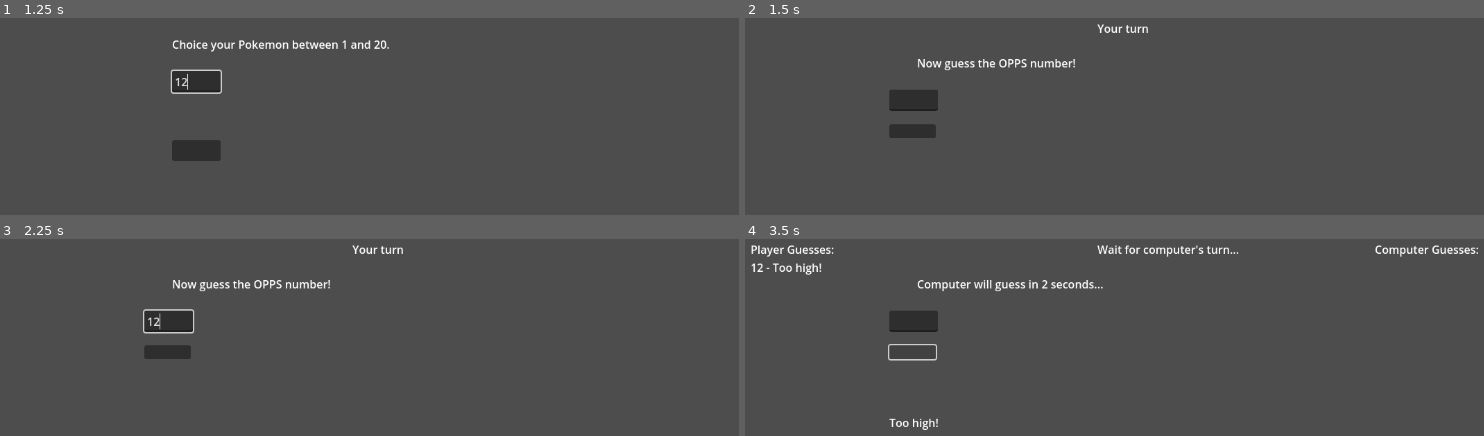
Above: before the commit, frames 1-4 (two rows, left to right).
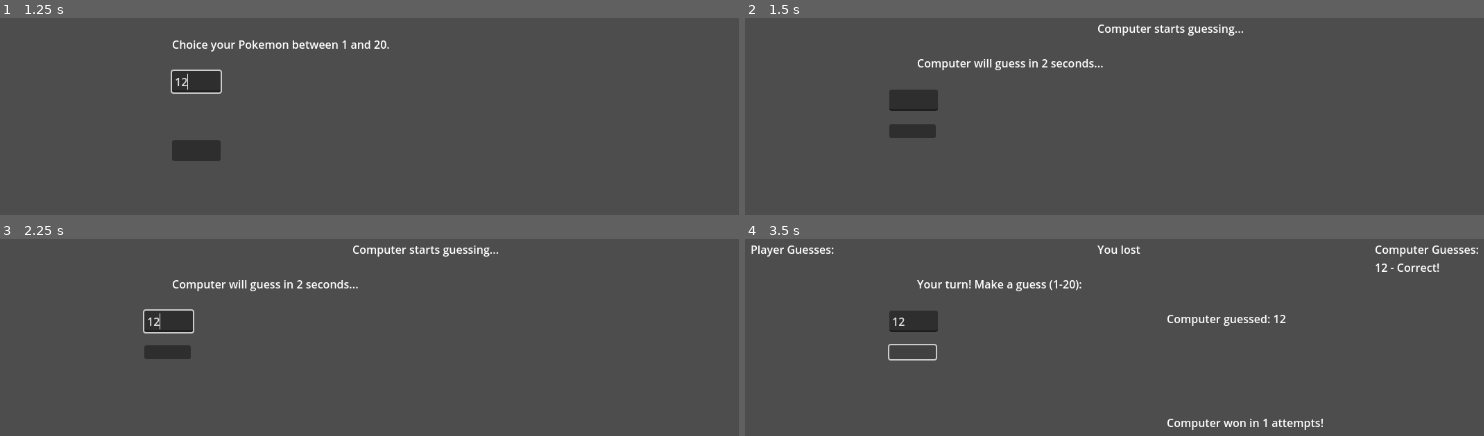
Above: after the commit, the same moments.

Repository: Quilfort/gameoff-2024
Game: Godot game, scene res://Scenes/before_battle.tscn
Two runs of this game, one before a commit and one after it. Both use one fixed random seed, a clock stepped at 60 frames per second and the inputs below.
Inputs (mouse positions are in pixels of both pictures, inside the frame that each line leads up to):
- Up to frame 1 (1.25 s): click (199, 81) at 0.52 s; type "12" at 0.6 s
- Up to frame 2 (1.5 s): click (944, 149) at 1.25 s
- Up to frame 3 (2.25 s): click (169, 321) at 2.02 s; type "12" at 2.1 s
- Up to frame 4 (3.5 s): click (914, 351) at 2.75 s

Frame 1 is identical in both runs. In frame 2, 1.2% of the frame differs, in the area x 23-68%, y 3-27%; in frame 3, 1.2%; in frame 4, 2.4%, in the area x 0-94%, y 3-97%.

Commit message:
Add random player selector at the start

Diff:
--- a/game-off-2024/Scripts/battle.gd
+++ b/game-off-2024/Scripts/battle.gd
@@ -8,7 +8,7 @@
 var computer_number = 0
 var player_attempts = 0
 var computer_attempts = 0
-var is_player_turn = true
+var is_player_turn = false
 var game_started = BattleData.game_started
 var computer_timer = 0
 var computer_delay = 2.0
@@ -39,21 +39,38 @@
 	player_attempts = 0
 	computer_attempts = 0
 	computer_timer = 0
-	is_player_turn = true
 	computer_min = 1
 	computer_max = MAX_NUMBER
 	computer_previous_guesses.clear()
 	player_guess_history.clear()
 	computer_guess_history.clear()
 
-	$InstructionLabel.text = "Now guess the OPPS number!"
+	$InstructionLabel.text = ""
 	$PlayerResultLabel.text = ""
 	$ComputerGuessLabel.text = ""
 	$ComputerResultLabel.text = ""
-	$BattleStatusLabel.text = "Your turn"
+	$BattleStatusLabel.text = ""
 	$PlayerHistoryLabel.text = ""
 	$ComputerHistoryLabel.text = ""
 	$GuessInput.clear()
+	which_player_starts()
+
+
+func which_player_starts():
+
+	# Random select Player
+	is_player_turn = randi() % 2 == 0
+
+	# Update Battle Status Label based on who starts
+	if is_player_turn:
+		$BattleStatusLabel.text = "You start! Make a guess."
+		$InstructionLabel.text = "Your turn! Make a guess (1-%d):" % MAX_NUMBER
+	else:
+		$BattleStatusLabel.text = "Computer starts guessing..."
+		$InstructionLabel.text = "Computer will guess in 2 seconds..."
+		await get_tree().create_timer(2.0).timeout
+
+
 
 func update_history_display():
 	var player_history_text = "Player Guesses:\n"
